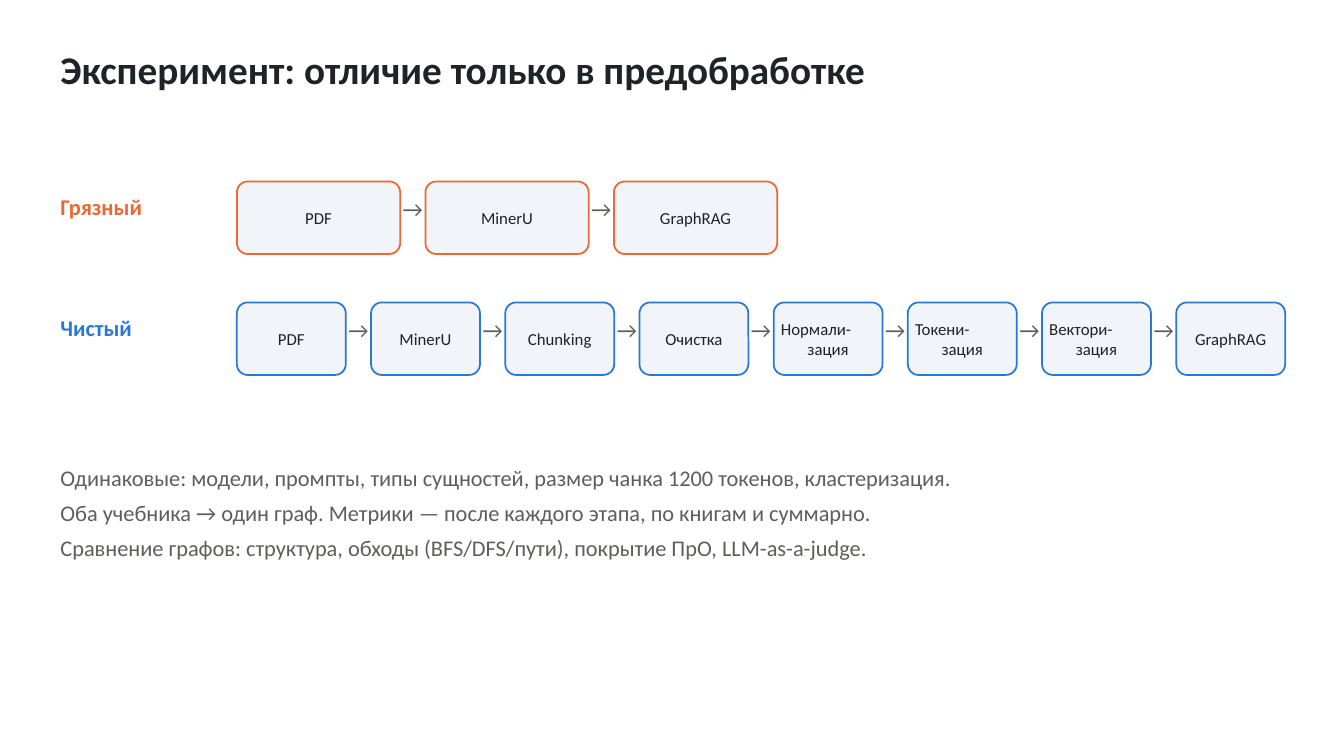
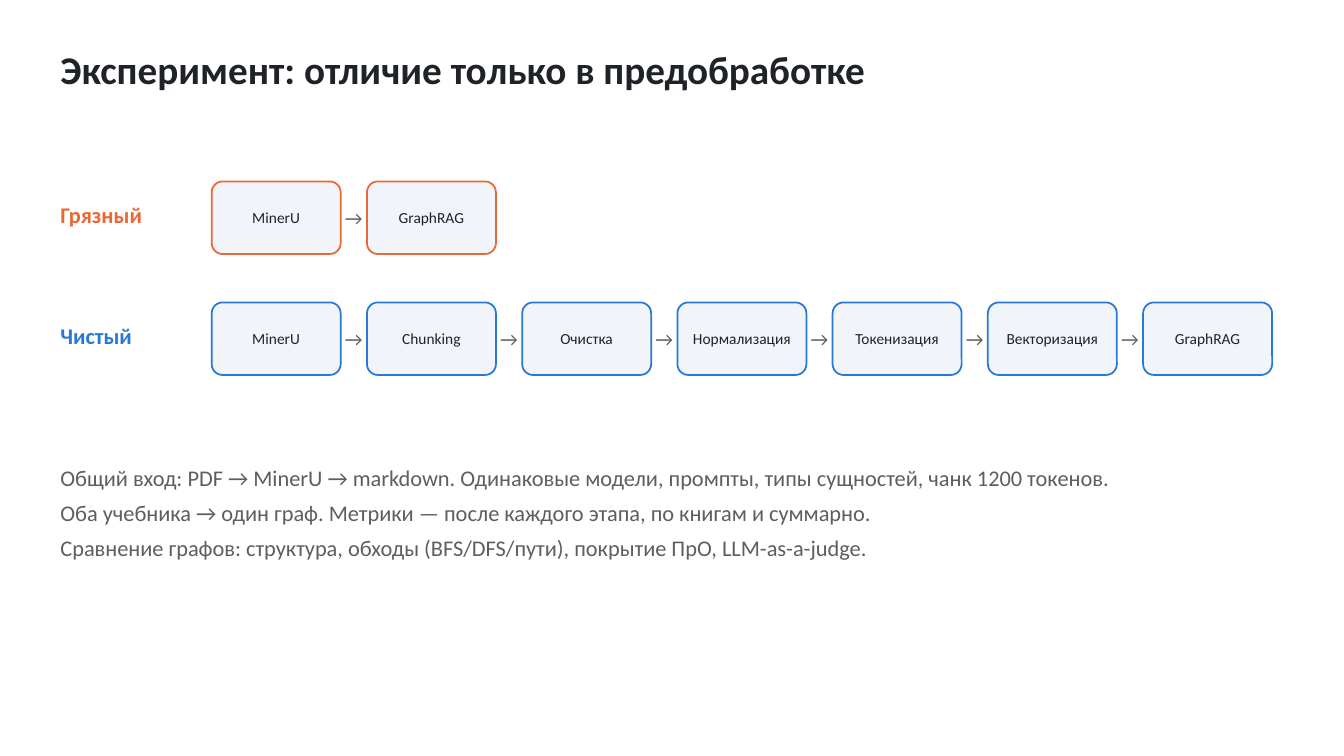
Before and after one commit to TeaDove/mam-26-1, a slide deck: slide 2 of 1-graph/lab-2/results/presentation.pptx. Drawn at 1344x756 pixels with LibreOffice and Linux fonts; fonts in the diff are those of the drawing. Boxes give left, top, right and bottom in pixels: in the first picture for what was removed or moved away, otherwise in the second. Text is boxed around its words. In the diff, an @@ line names an element or a change of style, - is before the commit and + after.

```diff
--- a/1-graph/lab-2/results/presentation.pptx
+++ b/1-graph/lab-2/results/presentation.pptx
@@ text "Грязный": place and size @@
-text "Грязный" at <box>60,199,142,219</box>
+text "Грязный" at <box>60,207,142,227</box>
@@ rounded rectangle "MinerU": place and size @@
-rounded rectangle "MinerU" at <box>425,181,589,254</box>
+rounded rectangle "MinerU" at <box>212,181,341,254</box>
@@ rounded rectangle removed at <box>237,181,400,254</box> @@
-PDF
@@ text "→": place and size @@
-text "→" at <box>400,196,425,236</box>
+text "→" at <box>341,181,367,254</box>
@@ size 12 to 11 pt in 6 elements at <box>1143,302,1272,375</box>, <box>522,302,651,375</box>, <box>367,302,496,375</box>, <box>212,302,341,375</box>, <box>212,181,341,254</box>, <box>367,181,496,254</box> @@
@@ rounded rectangle "GraphRAG": place and size @@
-rounded rectangle "GraphRAG" at <box>614,181,777,254</box>
+rounded rectangle "GraphRAG" at <box>367,181,496,254</box>
@@ text removed at <box>589,196,614,236</box> @@
-→
@@ text "Чистый": place and size @@
-text "Чистый" at <box>60,320,131,336</box>
+text "Чистый" at <box>60,328,131,344</box>
@@ rounded rectangle "MinerU": place and size @@
-rounded rectangle "MinerU" at <box>371,302,480,375</box>
+rounded rectangle "MinerU" at <box>212,302,341,375</box>
@@ rounded rectangle removed at <box>237,302,346,375</box> @@
-PDF
@@ text added at <box>341,302,367,375</box>, 14 pt, text #5F5E5A @@
+→
@@ rounded rectangle "Chunking": place and size @@
-rounded rectangle "Chunking" at <box>505,302,614,375</box>
+rounded rectangle "Chunking" at <box>367,302,496,375</box>
@@ text "→": place and size @@
-text "→" at <box>346,317,371,357</box>
+text "→" at <box>496,302,522,375</box>
@@ rounded rectangle "Очистка": place and size @@
-rounded rectangle "Очистка" at <box>639,302,748,375</box>
+rounded rectangle "Очистка" at <box>522,302,651,375</box>
@@ text "→": place and size @@
-text "→" at <box>480,317,505,357</box>
+text "→" at <box>651,302,678,375</box>
@@ rounded rectangle added at <box>678,302,807,375</box>, fill #F1F4F8, outline #2A78D6 1.25 pt, 11 pt, text #1F2328 @@
+Нормализация
@@ text "→": place and size @@
-text "→" at <box>614,317,639,357</box>
+text "→" at <box>807,302,833,375</box>
@@ rounded rectangle added at <box>833,302,962,375</box>, fill #F1F4F8, outline #2A78D6 1.25 pt, 11 pt, text #1F2328 @@
+Токенизация
@@ rounded rectangle removed at <box>908,302,1017,375</box> @@
-Токени-
-зация
@@ text "→": place and size @@
-text "→" at <box>748,317,773,357</box>
+text "→" at <box>962,302,988,375</box>
@@ rounded rectangle "Векторизация": place and size @@
-rounded rectangle "Векторизация" at <box>773,302,882,375</box>
+rounded rectangle "Векторизация" at <box>988,302,1117,375</box>
@@ text removed at <box>1017,317,1043,357</box> @@
-→
@@ rounded rectangle removed at <box>1043,302,1151,375</box> @@
-Вектори-
-зация
@@ size 16 to 14 pt; vertical alignment top to middle in 6 elements at <box>341,181,367,254</box>, <box>496,302,522,375</box>, <box>651,302,678,375</box>, <box>807,302,833,375</box>, <box>962,302,988,375</box>, <box>1117,302,1143,375</box> @@
@@ text "→": place and size @@
-text "→" at <box>883,317,908,357</box>
+text "→" at <box>1117,302,1143,375</box>
@@ rounded rectangle "GraphRAG": place and size @@
-rounded rectangle "GraphRAG" at <box>1177,302,1286,375</box>
+rounded rectangle "GraphRAG" at <box>1143,302,1272,375</box>
@@ text removed at <box>1151,317,1177,357</box> @@
-→
@@ text in rounded rectangle at <box>1007,334,1098,347</box>: text changed; size 12 to 11 pt @@
-Нормали-
-зация
+Векторизация
@@ text at <box>60,470,1108,490</box>: text changed @@
-Одинаковые: модели, промпты, типы сущностей, размер чанка 1200 токенов, кластеризация.
+Общий вход: PDF → MinerU → markdown. Одинаковые модели, промпты, типы сущностей, чанк 1200 токенов.
```
Also in this commit, not shown: 4 other slides changed, 7 other files.
